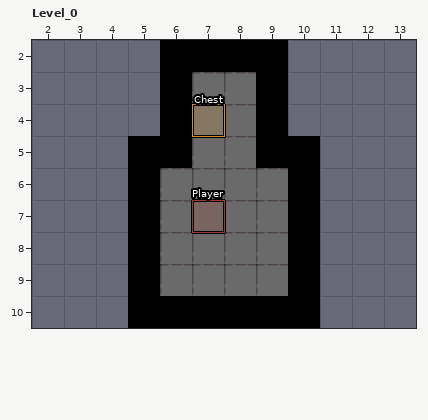
Two versions of a level (LDtk project, assets/maps/demo.ldtk). This is how it looked before the edit.
Cells are 16x16 px. Shown: Level_0 x 2..13, y 2..10. The commit also changed other parts of the map, which this record leaves out.
Now the later version:
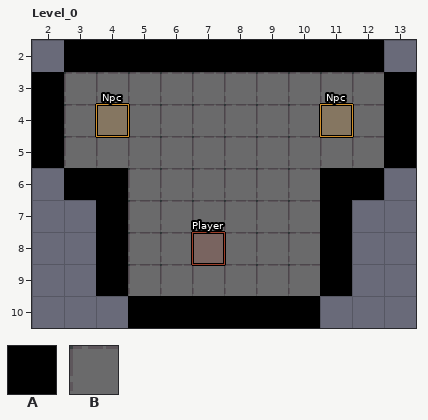
Key: from "Collision": A 1; from "Tileset2": B 0.
_ is an empty cell.
Objects are placed by their top-left corner, in cells (3,4 is the top-left corner of cell 3,4); size is 1x1 cell unless given.
Tiles replaced or removed in this view: A.
From old to new:
Changed rows in their new state; . is an unchanged cell.
Layer "Tiles":
first column x 3:
 3 BBBB..BBBB
 4 BBBB..BBBB
 5 BBBB..BBBB
 6 ..B....B..
 7 ..B....B..
 8 ..B....B..
 9 ..B....B..
Layer "Tiles2":
first column x 5:
 3 ._.._.
 4 ._.._.
 5 __..__
 6 _...._
 7 _...._
 8 _...._
 9 _...._
Layer "Entities":
changed: "Player" rectangle at 7,7 -> "Player" rectangle at 7,8
added: "Npc" rectangle at 4,4
added: "Npc" rectangle at 11,4
removed: "Chest" rectangle at 7,4
Layer "Collision":
first column x 2:
 2 .AAA....AAA.
 3 A..._.._...A
 4 A..._.._...A
 5 A..__..__..A
 6 .AA_...._AA.
 7 ..A_...._A..
 8 ..A_...._A..
 9 ..A_...._A..
